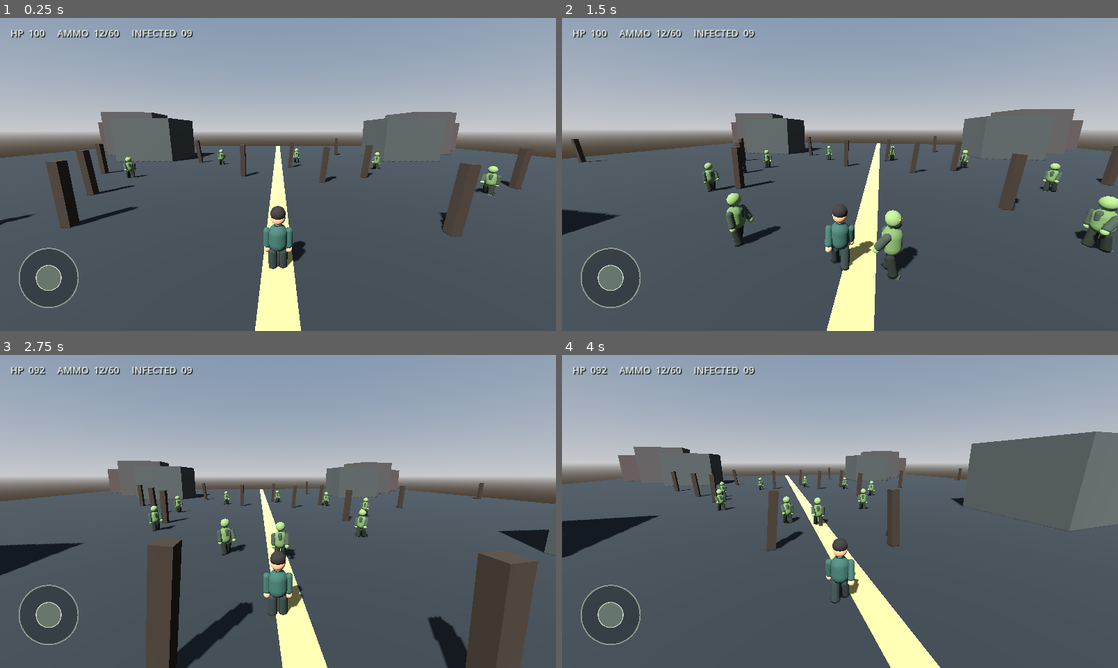
Above: before the commit, frames 1-4 (two rows, left to right).
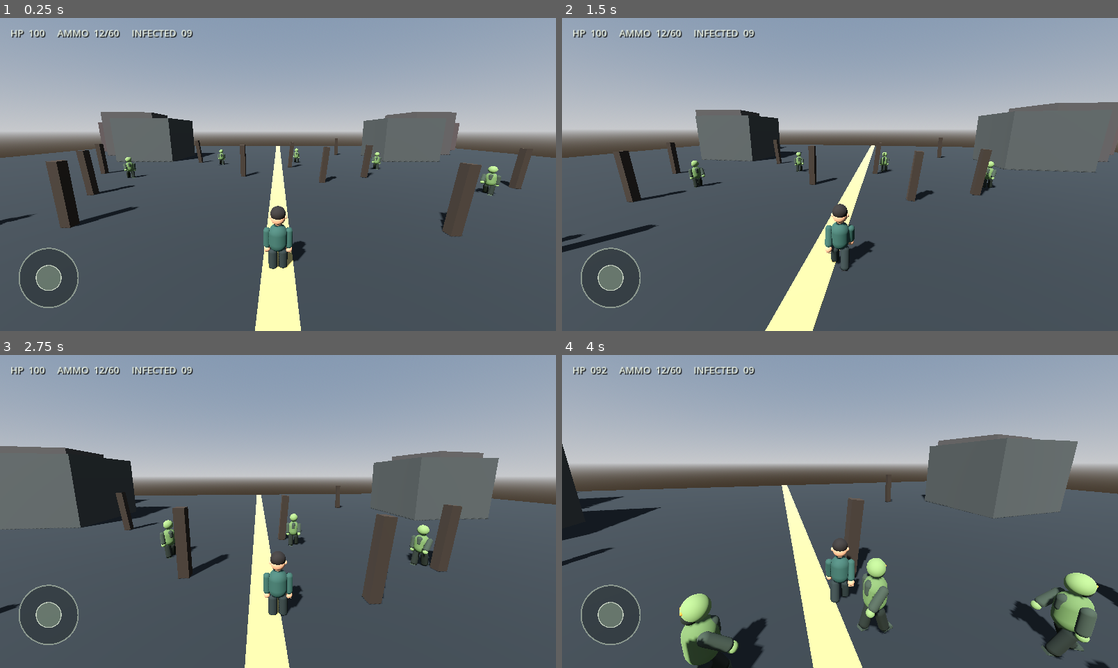
Above: after the commit, the same moments.

Repository: aljunatis40-alt/zombie-world-survivor
Game: Godot game, scene res://scenes/main.tscn
The game is run twice, just before and just after one commit, with the same random seed, the same clock (stepped at 60 frames per second) and the same inputs.
Inputs (mouse positions are in pixels of both pictures, inside the frame that each line leads up to):
- Up to frame 1 (0.25 s): no input
- Up to frame 2 (1.5 s): move the mouse to (867, 174) at 0.52 s; hold W (move_forward) from 0.53 s (still down); click (867, 174) at 0.6 s; move the mouse to (812, 174) at 1.27 s; tap Shift (sprint) at 1.35 s
- Up to frame 3 (2.75 s): keep holding W (move_forward); move the mouse to (289, 505) at 2.02 s; click (289, 505) at 2.1 s
- Up to frame 4 (4 s): keep holding W (move_forward); move the mouse to (834, 517) at 2.77 s; tap Shift (sprint) at 2.85 s; move the mouse to (878, 514) at 3.52 s; click (878, 514) at 3.6 s

The runs differ from the first frame. In frame 1, less than 0.1% of the frame differs, in the area x 47-53%, y 63-75%; in frame 2, 15%; in frame 3, 25%, in the area x 0-100%, y 3-100%; in frame 4, 20%.

Commit message:
Fix forward joystick direction and add survivor facial and hand details

Diff:
--- a/scripts/player.gd
+++ b/scripts/player.gd
@@ -51,6 +51,14 @@
 	var boots := _material(Color(0.075, 0.065, 0.055))
 	_add_capsule(visual, "Jacket", 0.29, 0.88, Vector3(0, 0.12, 0), clothing)
 	_add_sphere(visual, "Head", 0.225, Vector3(0, 0.78, 0), skin)
+	_add_sphere(visual, "LeftEar", 0.065, Vector3(-0.215, 0.79, 0), skin)
+	_add_sphere(visual, "RightEar", 0.065, Vector3(0.215, 0.79, 0), skin)
+	_add_sphere(visual, "Nose", 0.045, Vector3(0, 0.765, -0.225), skin)
+	_add_sphere(visual, "LeftEyeWhite", 0.037, Vector3(-0.078, 0.825, -0.194), _material(Color(0.96, 0.94, 0.86)))
+	_add_sphere(visual, "RightEyeWhite", 0.037, Vector3(0.078, 0.825, -0.194), _material(Color(0.96, 0.94, 0.86)))
+	_add_sphere(visual, "LeftIris", 0.018, Vector3(-0.078, 0.825, -0.226), _material(Color(0.12, 0.22, 0.19)))
+	_add_sphere(visual, "RightIris", 0.018, Vector3(0.078, 0.825, -0.226), _material(Color(0.12, 0.22, 0.19)))
+	_add_box(visual, "Mouth", Vector3(0.075, 0.018, 0.018), Vector3(0, 0.69, -0.216), _material(Color(0.22, 0.08, 0.07)))
 	_add_sphere(visual, "Hair", 0.23, Vector3(0, 0.91, 0.015), _material(Color(0.12, 0.095, 0.075)))
 	_add_capsule(visual, "Neck", 0.095, 0.22, Vector3(0, 0.61, 0), skin)
 	left_arm_pivot = _make_limb_pivot("LeftArm", Vector3(-0.34, 0.40, 0))
@@ -59,8 +67,12 @@
 	visual.add_child(right_arm_pivot)
 	_add_capsule(left_arm_pivot, "Sleeve", 0.115, 0.68, Vector3(0, -0.29, 0), clothing)
 	_add_sphere(left_arm_pivot, "Hand", 0.105, Vector3(0, -0.66, 0), skin)
+	for finger in range(4):
+		_add_capsule(left_arm_pivot, "Finger_%d" % finger, 0.022, 0.105, Vector3(-0.06 + finger * 0.04, -0.75, -0.025), skin)
 	_add_capsule(right_arm_pivot, "Sleeve", 0.115, 0.68, Vector3(0, -0.29, 0), clothing)
 	_add_sphere(right_arm_pivot, "Hand", 0.105, Vector3(0, -0.66, 0), skin)
+	for finger in range(4):
+		_add_capsule(right_arm_pivot, "Finger_%d" % finger, 0.022, 0.105, Vector3(-0.06 + finger * 0.04, -0.75, -0.025), skin)
 	left_leg_pivot = _make_limb_pivot("LeftLeg", Vector3(-0.16, -0.28, 0))
 	right_leg_pivot = _make_limb_pivot("RightLeg", Vector3(0.16, -0.28, 0))
 	visual.add_child(left_leg_pivot)
@@ -139,10 +151,10 @@
 	var was_on_floor := is_on_floor()
 	var input_dir := Vector2(
 		Input.get_action_strength("move_right") - Input.get_action_strength("move_left"),
-		Input.get_action_strength("move_back") - Input.get_action_strength("move_forward")
+		Input.get_action_strength("move_forward") - Input.get_action_strength("move_back")
 	)
 	if move_touch.length() > 0.05:
-		input_dir = move_touch
+		input_dir = Vector2(move_touch.x, -move_touch.y)
 	var forward := -camera_pivot.global_transform.basis.z
 	var right := camera_pivot.global_transform.basis.x
 	var direction := (right * input_dir.x + forward * input_dir.y)
@@ -162,7 +174,7 @@
 			jumped.emit()
 	jump_queued = false
 	if is_moving:
-		visual.rotation.y = lerp_angle(visual.rotation.y, atan2(direction.x, direction.z), delta * 10.0)
+		visual.rotation.y = lerp_angle(visual.rotation.y, atan2(-direction.x, -direction.z), delta * 10.0)
 	animation_clock += delta * (10.0 if is_sprinting else 7.0)
 	var swing := sin(animation_clock) * (0.72 if is_moving else 0.04)
 	if is_instance_valid(left_arm_pivot):
